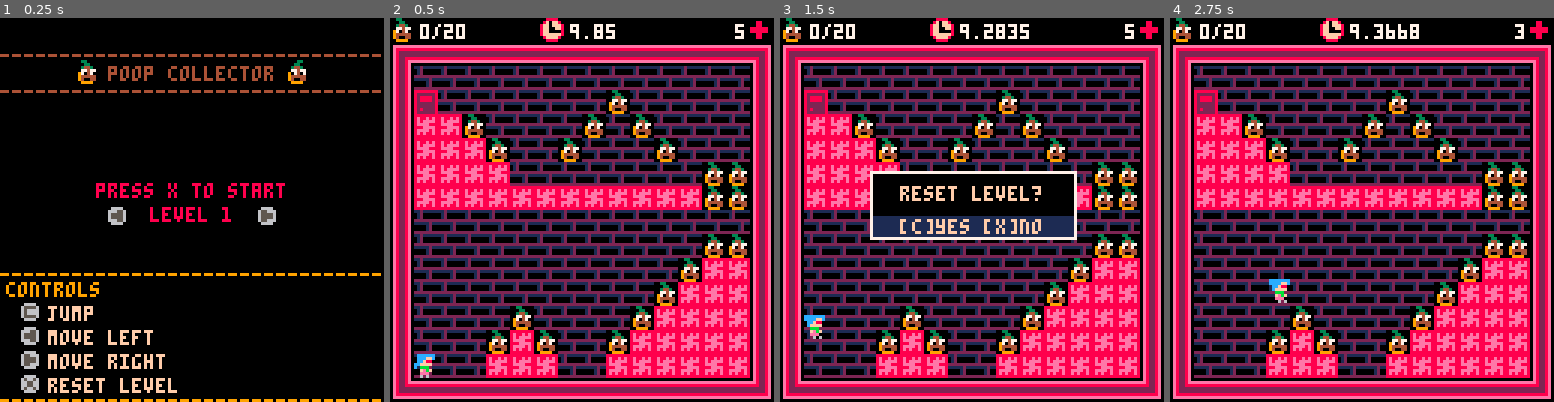
Above: before the commit, frames 1-4 (left to right).
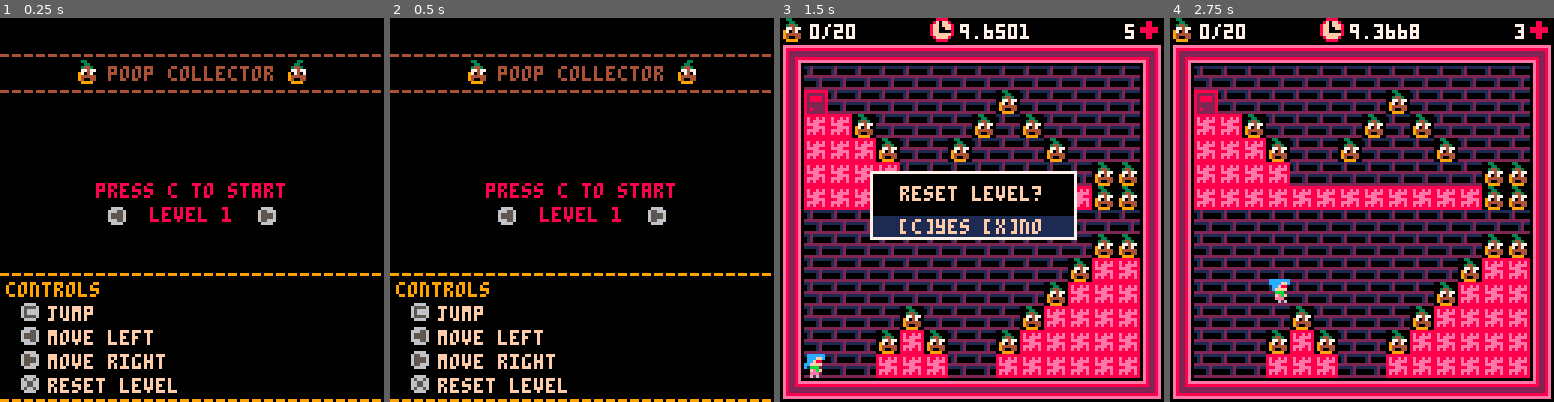
Above: after the commit, the same moments.

Repository: odinn1984/PICO8-Poop-Collector
Game: PICO-8 cartridge poop-collector.p8
Same seed, same stepped clock (60 frames per second), same inputs: the game is played once before the commit and once after it.
Inputs:
- Up to frame 1 (0.25 s): no input
- Up to frame 2 (0.5 s): tap X (X key) at 0.33 s
- Up to frame 3 (1.5 s): tap O (Z key) at 0.7 s; tap X (X key) at 1.07 s
- Up to frame 4 (2.75 s): hold Right 1.6-2.1 s; tap O (Z key) at 1.7, 2.1, 2.5 s; tap X (X key) at 1.85 s; hold Up 2.15-2.42 s; hold Right from 2.47 s (still down)

The runs differ from the first frame. In frame 1, less than 0.1% of the frame differs, in the area x 43-47%, y 42-47%; in frame 2, 70%, in the area x 0-100%, y 0-100%; in frame 3, 0.5%; in frame 4, nothing differs.

Commit message:
chore: main menu change start button to c

Diff:
--- a/src/main.lua
+++ b/src/main.lua
@@ -43,7 +43,7 @@
     chprint("poop collector", 16, 4)
     spr(SPR_POOP_2, 95, 14)
     chprint("--------------------------------", 22, 4)
-    chprint("press x to start", 55, 8)
+    chprint("press c to start", 55, 8)
 
     spr(SPR_LEFT, 35, 62)
     chprint("level "..(get_current_level_num()+1), 63, 8)
@@ -105,7 +105,7 @@
 function update_menu()
     local current_level_num = get_current_level_num()
 
-    if btnp(BUTTON_X) then
+    if btnp(BUTTON_O) then
         start_next_level()
         game_state = STATE_GAME_LOOP
     elseif btnp(BUTTON_LEFT) then
